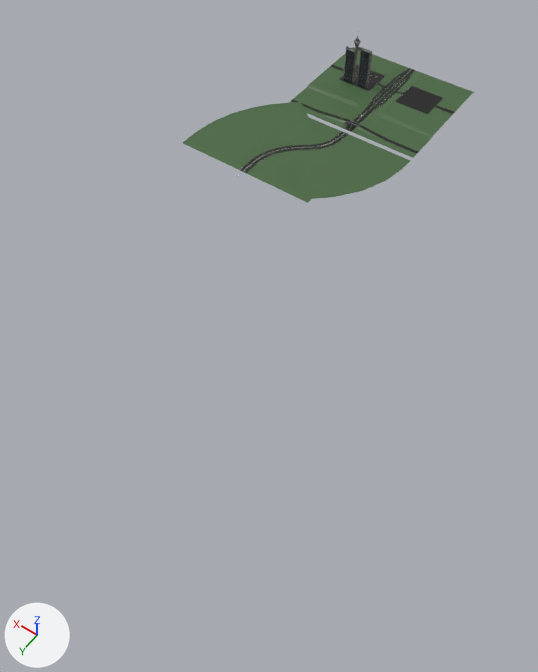
One commit to the Blender file ArtSource/road_pieces.blend: the scene before it, then after it.
Rendered twice from a 50 mm lens placed at (-628.0, 1204.0, 974.0), pointed at (-140.0, 522.0, -99.0). Lighting does not change. The marker at lower left points along +X, +Y and +Z.

Before the edit, the objects in view are built like this:
```python
ob_autoput_kriva = bpy.data.objects.new('autoput_kriva', me_plane_009)
ob_autoput_kriva.location = (0.0, 50.0, 0.0)
ob_autoput_nadvoznjak = bpy.data.objects.new('autoput_nadvoznjak', me_plane_015)
ob_autoput_nadvoznjak.location = (0.0, 20.0, 0.0)
ob_autoput_start = bpy.data.objects.new('autoput_start', me_plane_001)
ob_autoput_start.location = (0.0, -140.0, 0.0)
# also in view: 'autoput_middle' at (0.0, -20.0, 0.0)
```
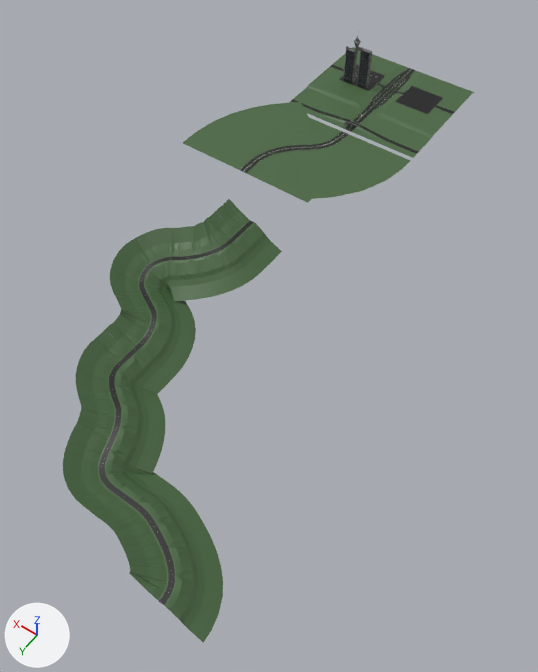
Changed parts and their boxes [x1, y1, x2, y2] in the pictures (538 x 672 px):
'put_bosna_3', added (green)
    after: [63, 330, 223, 643]
    faces in mat_put_trava (dark green #496841): [63, 330, 223, 643]
    faces in mat_put_asfalt (black #121212): [99, 353, 175, 605]
'put_bosna_2', added (green)
    after: [105, 211, 269, 387]
    faces in mat_put_trava (dark green #496841): [105, 211, 269, 387]
    faces in mat_put_asfalt (black #121212): [129, 232, 241, 355]
'put_bosna_prav', added (green)
    after: [216, 199, 282, 264]
    faces in mat_put_trava (dark green #496841): [216, 199, 282, 264]

What changed in the scene script:
```text
Add cu_beziercurve_003:
    cu_beziercurve_003 = bpy.data.curves.new('BezierCurve.003', 'CURVE')
    cu_beziercurve_003.dimensions = '3D'
    _sp = cu_beziercurve_003.splines.new('BEZIER'); _sp.bezier_points.add(6)
    _sp.bezier_points.foreach_set('co', [0.0, 0.0, 0.0, 0.851, 27.19, 0.0, -67.93, 100.8, 12.79, -120.3, 195.3, -2.825, -228.5, 208.4, 0.222, -313.7, 282.3, -4.087, -313.7, 317.9, -4.087])
    _sp.bezier_points.foreach_set('handle_left', [0.273, -58.21, 0.0, 0.851, 23.85, 0.0, -52.92, 85.57, 12.79, -86.46, 176.2, -2.825, -195.0, 194.6, 0.222, -313.8, 240.8, -4.087, -313.7, 305.8, -4.087])
    _sp.bezier_points.foreach_set('handle_right', [-0.0262, 5.588, 0.0, 0.851, 68.19, 0.0, -104.3, 137.8, 12.79, -141.6, 207.4, -2.825, -257.3, 220.2, 0.222, -313.6, 293.0, -4.087, -313.7, 339.9, -4.087])
    for _p, _l, _r in zip(_sp.bezier_points, ['ALIGNED', 'ALIGNED', 'ALIGNED', 'ALIGNED', 'ALIGNED', 'ALIGNED', 'ALIGNED'], ['ALIGNED', 'ALIGNED', 'ALIGNED', 'ALIGNED', 'ALIGNED', 'ALIGNED', 'ALIGNED']): _p.handle_left_type = _l; _p.handle_right_type = _r
    _sp.order_u = 0
    _sp.order_v = 0
    cu_beziercurve_003.use_path = True
    cu_beziercurve_003.use_path_clamp = True
    cu_beziercurve_003.use_radius = False
    cu_beziercurve_003.fill_mode = 'FULL'
    cu_beziercurve_003.twist_mode = 'Z_UP'
    cu_beziercurve_003.twist_smooth = 0.06
Add cu_beziercurve_002:
    cu_beziercurve_002 = bpy.data.curves.new('BezierCurve.002', 'CURVE')
    cu_beziercurve_002.dimensions = '3D'
    _sp = cu_beziercurve_002.splines.new('BEZIER'); _sp.bezier_points.add(6)
    _sp.bezier_points.foreach_set('co', [0.0, 0.0, 0.0, 0.851, 27.19, 0.0, 68.03, 100.8, -22.14, 72.83, 191.6, -34.1, 27.49, 217.1, -28.8, 0.0, 276.9, -39.02, 0.0, 321.9, -39.02])
    _sp.bezier_points.foreach_set('handle_left', [0.273, -58.21, 0.0, 0.851, 23.85, 0.0, 50.0, 89.29, -22.14, 106.7, 172.5, -34.1, 47.75, 205.6, -28.8, -0.0709, 256.8, -39.02, 0.0, 299.9, -39.02])
    _sp.bezier_points.foreach_set('handle_right', [-0.0262, 5.588, 0.0, 0.851, 68.19, 0.0, 111.7, 128.8, -22.14, 51.54, 203.7, -34.1, 7.226, 228.6, -28.8, 0.0709, 297.1, -39.02, 0.0, 344.0, -39.02])
    for _p, _l, _r in zip(_sp.bezier_points, ['ALIGNED', 'ALIGNED', 'ALIGNED', 'ALIGNED', 'ALIGNED', 'ALIGNED', 'ALIGNED'], ['ALIGNED', 'ALIGNED', 'ALIGNED', 'ALIGNED', 'ALIGNED', 'ALIGNED', 'ALIGNED']): _p.handle_left_type = _l; _p.handle_right_type = _r
    _sp.order_u = 0
    _sp.order_v = 0
    cu_beziercurve_002.use_path = True
    cu_beziercurve_002.use_path_clamp = True
    cu_beziercurve_002.use_radius = False
    cu_beziercurve_002.fill_mode = 'FULL'
    cu_beziercurve_002.twist_mode = 'Z_UP'
    cu_beziercurve_002.twist_smooth = 0.06
Add ob_put_bosna_3:
    ob_put_bosna_3 = bpy.data.objects.new('put_bosna_3', me_plane_021)  # 201 vertices, 164 faces; spans x -39.8..28.9, y 0.0..40.0, z -52.6..69.0; in mat_put_trava (dark green #496841), mat_put_asfalt (black #121212), mat_put_linije (white #e7e7e7); modifiers ARRAY, CURVE
    ob_put_bosna_3.location = (0.0, 727.0, -39.0)
Add ob_beziercurve_002:
    ob_beziercurve_002 = bpy.data.objects.new('BezierCurve.002', cu_beziercurve_003)
    ob_beziercurve_002.location = (0.0127, 727.0, -39.02)
Add ob_put_bosna_2:
    ob_put_bosna_2 = bpy.data.objects.new('put_bosna_2', me_plane_020)  # 201 vertices, 164 faces; spans x -39.8..28.9, y 0.0..40.0, z -52.6..69.0; in mat_put_trava (dark green #496841), mat_put_asfalt (black #121212), mat_put_linije (white #e7e7e7); modifiers ARRAY, CURVE
    ob_put_bosna_2.location = (0.0, 420.0, 0.0)
Add ob_beziercurve_001:
    ob_beziercurve_001 = bpy.data.objects.new('BezierCurve.001', cu_beziercurve_002)
    ob_beziercurve_001.location = (0.0, 420.0, 0.0)
Add ob_put_bosna_prav:
    ob_put_bosna_prav = bpy.data.objects.new('put_bosna_prav', me_plane_017)  # 221 vertices, 172 faces; spans x -69.0..52.6, y -20.0..20.0, z -39.8..28.9; in mat_put_trava (dark green #496841), mat_put_asfalt (black #121212), mat_put_linije (white #e7e7e7); modifiers ARRAY
    ob_put_bosna_prav.location = (0.0, 400.0, 0.0)
```
